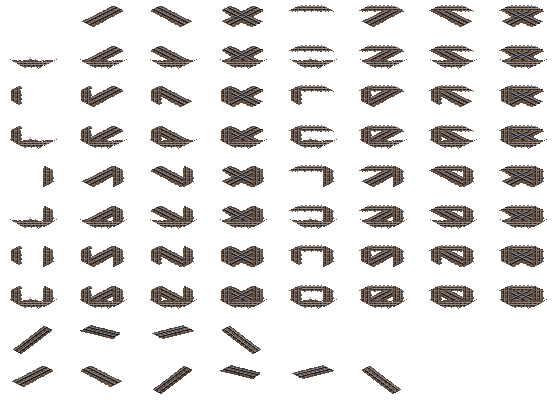
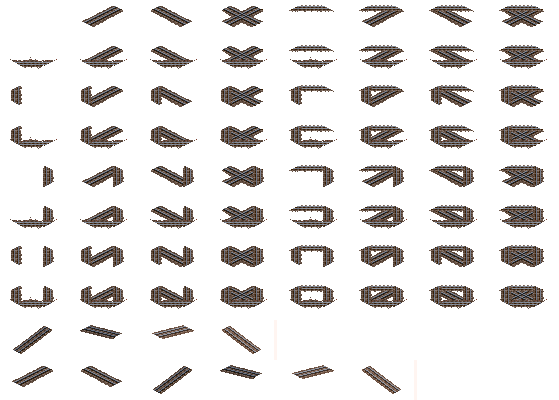
Layered file, before and after one edit (559x400). Changes by layer:
painted on "b_parts_1067_jp_conc_blst_slopes copy" over [153, 360, 417, 400]
painted on "b_parts_1067_jp_conc_blst_slopes" over [13, 320, 277, 360]
